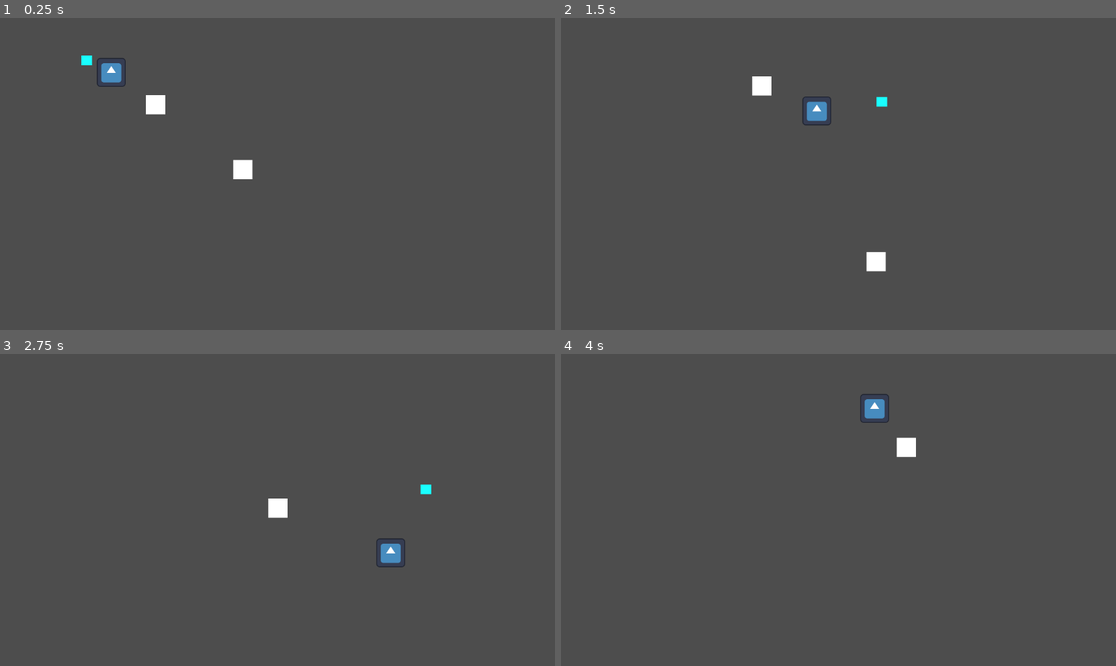
Above: before the commit, frames 1-4 (two rows, left to right).
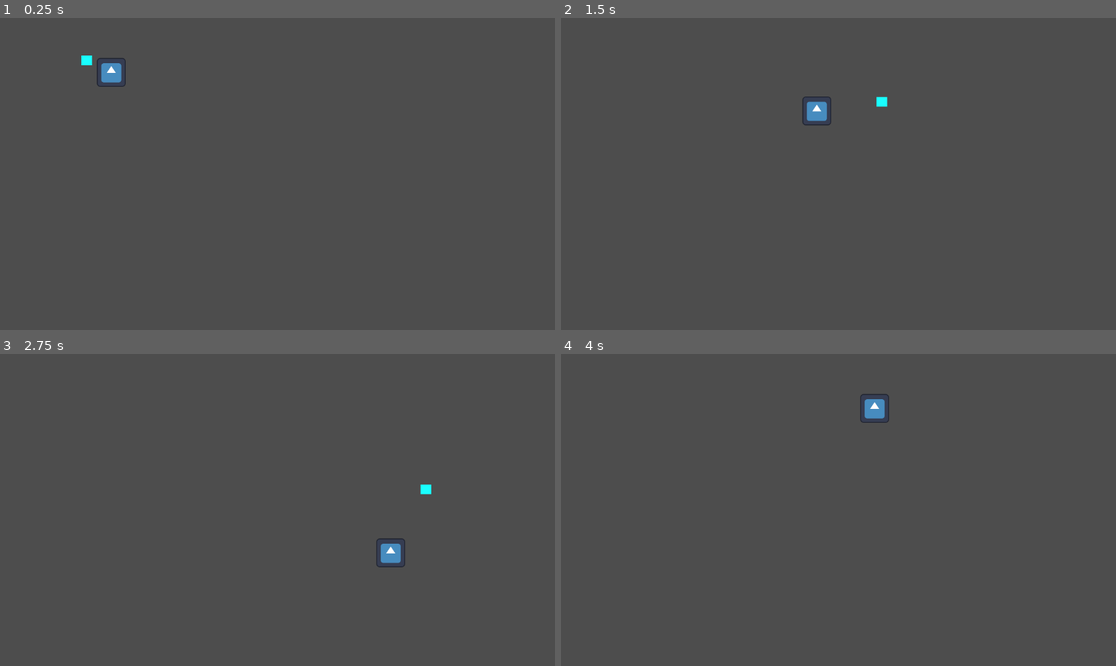
Above: after the commit, the same moments.

Repository: jjca/proyecto-1-ci6450
Game: Godot game, scene res://scenes/main.tscn
The game is run twice, just before and just after one commit, with the same random seed, the same clock (stepped at 60 frames per second) and the same inputs. The engine's default icon, where the game draws it, is replaced by a stand-in: a white triangle on a blue panel in a dark square.
Inputs:
- Up to frame 1 (0.25 s): no input
- Up to frame 2 (1.5 s): hold Right (ui_right) 0.53-1.28 s; hold Down (ui_down) from 1.28 s (still down)
- Up to frame 3 (2.75 s): release Down (ui_down) at 2.03 s; hold Right (ui_right) from 2.03 s (still down)
- Up to frame 4 (4 s): release Right (ui_right) at 2.78 s; hold Up (ui_up) 2.78-3.53 s; hold Left (ui_left) from 3.53 s (still down)

The runs differ from the first frame. In frame 1, 0.4% of the frame differs, in the area x 26-46%, y 24-52%; in frame 2, 0.4%; in frame 3, 0.2%; in frame 4, 0.2%.

Commit message:
Kinematic Algorithms

Diff:
--- a/scenes/kinematic_arrive.tscn
+++ b/scenes/kinematic_arrive.tscn
@@ -1,22 +1,13 @@
-[gd_scene load_steps=2 format=3 uid="uid://bwjyhhqsony1"]
+[gd_scene load_steps=3 format=3 uid="uid://bwjyhhqsony1"]
 
 [ext_resource type="Script" path="res://scripts/kinematic_arrive.gd" id="1_jgqfo"]
+[ext_resource type="Texture2D" uid="uid://b8p1dacjf0g0x" path="res://assets/triangle-svgrepo-com.svg" id="2_xfdv8"]
 
 [node name="KinematicArrive" type="Node2D"]
-position = Vector2(363, 209)
 script = ExtResource("1_jgqfo")
 metadata/_edit_group_ = true
 
-[node name="ColorRect" type="ColorRect" parent="."]
-anchors_preset = 8
-anchor_left = 0.5
-anchor_top = 0.5
-anchor_right = 0.5
-anchor_bottom = 0.5
-offset_left = -20.0
-offset_top = -20.0
-offset_right = 20.0
-offset_bottom = 20.0
-grow_horizontal = 2
-grow_vertical = 2
+[node name="Sprite2D" type="Sprite2D" parent="."]
+scale = Vector2(0.07, 0.07)
+texture = ExtResource("2_xfdv8")
 metadata/_edit_group_ = true
--- a/scenes/kinematic_flee.tscn
+++ b/scenes/kinematic_flee.tscn
@@ -1,22 +1,14 @@
-[gd_scene load_steps=2 format=3 uid="uid://2pbqb70bgpmg"]
+[gd_scene load_steps=3 format=3 uid="uid://2pbqb70bgpmg"]
 
 [ext_resource type="Script" path="res://scripts/kinematic_flee.gd" id="1_2mxkq"]
+[ext_resource type="Texture2D" uid="uid://b8p1dacjf0g0x" path="res://assets/triangle-svgrepo-com.svg" id="2_os7v7"]
 
 [node name="KinematicFlee" type="Node2D"]
 position = Vector2(464, 285)
 script = ExtResource("1_2mxkq")
 metadata/_edit_group_ = true
 
-[node name="ColorRect" type="ColorRect" parent="."]
-anchors_preset = 8
-anchor_left = 0.5
-anchor_top = 0.5
-anchor_right = 0.5
-anchor_bottom = 0.5
-offset_left = -20.0
-offset_top = -20.0
-offset_right = 20.0
-offset_bottom = 20.0
-grow_horizontal = 2
-grow_vertical = 2
-metadata/_edit_group_ = true
+[node name="Sprite2D" type="Sprite2D" parent="."]
+rotation = 1.5708
+scale = Vector2(0.07, 0.07)
+texture = ExtResource("2_os7v7")
--- a/scenes/kinematic_wandering.tscn
+++ b/scenes/kinematic_wandering.tscn
@@ -1,22 +1,15 @@
-[gd_scene load_steps=2 format=3 uid="uid://bw6mjwo6nxhmn"]
+[gd_scene load_steps=3 format=3 uid="uid://bw6mjwo6nxhmn"]
 
 [ext_resource type="Script" path="res://scripts/kinematic_wandering.gd" id="1_pv6fd"]
+[ext_resource type="Texture2D" uid="uid://b8p1dacjf0g0x" path="res://assets/triangle-svgrepo-com.svg" id="2_kx72b"]
 
 [node name="KinematicWandering" type="Node2D"]
 position = Vector2(512, 310)
 script = ExtResource("1_pv6fd")
 metadata/_edit_group_ = true
 
-[node name="ColorRect" type="ColorRect" parent="."]
-anchors_preset = 8
-anchor_left = 0.5
-anchor_top = 0.5
-anchor_right = 0.5
-anchor_bottom = 0.5
-offset_left = -20.0
-offset_top = -20.0
-offset_right = 20.0
-offset_bottom = 20.0
-grow_horizontal = 2
-grow_vertical = 2
+[node name="Sprite2D" type="Sprite2D" parent="."]
+rotation = 1.5708
+scale = Vector2(0.07, 0.07)
+texture = ExtResource("2_kx72b")
 metadata/_edit_group_ = true
--- a/scripts/kinematic_arrive.gd
+++ b/scripts/kinematic_arrive.gd
@@ -4,16 +4,20 @@
 var velocity : Vector2 = Vector2.ZERO
 var radius : float = 80
 var timeToTarget : float = 0.5
+var maxRotation : float = 0.3
+var target
+var character
 
 # Called when the node enters the scene tree for the first time.
 func _ready() -> void:
+	target = get_parent().get_node("Node2D")
+	character = get_node(".")
+	character.set_rotation(atan2(-target.position.x,target.position.y))
 	pass # Replace with function body.
 
 # Called every frame. 'delta' is the elapsed time since the previous frame.
 func _process(delta: float) -> void:
-	var target = get_parent().get_node("Node2D")
-	var character = get_node(".")
-	velocity = character.velocity
+	#velocity = character.velocity
 	velocity = getSteering(target,character)
 	if velocity == Vector2.ZERO:
 		character.velocity = Vector2.ZERO
@@ -21,16 +25,21 @@
 		character.velocity += velocity
 	character.position += character.velocity * delta
 
+func newOrientation(current,char_velocity) -> float:
+	if char_velocity.length() > 0:
+		return atan2(-target.position.x,target.position.y)
+	else:
+		return current
 
 func getSteering(target,character):
-	var velocity = target.position - character.position
+	var char_velocity = target.position - character.position
 
-	if velocity.length() < radius:
+	if char_velocity.length() < radius:
 		return Vector2.ZERO
 
-	velocity /= timeToTarget
+	char_velocity /= timeToTarget
 
-	if velocity.length() > maxSpeed:
-		velocity = velocity.normalized() * maxSpeed
+	if char_velocity.length() > maxSpeed:
+		char_velocity = char_velocity.normalized() * maxSpeed
 
-	return velocity
+	return char_velocity
--- a/scripts/kinematic_wandering.gd
+++ b/scripts/kinematic_wandering.gd
@@ -1,25 +1,28 @@
 extends Node2D
 
-var maxSpeed : float = 50
+var maxSpeed : float = 100
 var velocity : Vector2 = Vector2.ZERO
-var maxRotation : float = 0.001
+var maxRotation : float = 0.03
+var orientation : float
+
 # Called when the node enters the scene tree for the first time.
 func _ready() -> void:
+	# Sets initial orientation applies the rotation
+	orientation = randf_range(0.0,2.0*PI)
+	set_rotation(orientation)
 	pass # Replace with function body.
 
 # Called every frame. 'delta' is the elapsed time since the previous frame.
-func _physics_process(delta: float) -> void:
-	var character = get_node(".")
-	rotation = randf_range(-1.0,1.0) * maxRotation * PI
-	velocity = getSteering(character,rotation)
+func _process(delta: float) -> void:
+	update(delta)
 
-	character.velocity += velocity * rotation
-	character.position += character.velocity * delta
+func update(delta) -> void:
+	velocity = getSteering()
+	position += velocity * delta
 
-
-func getSteering(character,rotation):
-	var rotationVector : Vector2 = Vector2.from_angle(rotation)
-	print(rotationVector)
-	var velocity = maxSpeed * rotationVector
-
+func getSteering():
+	orientation += randf_range(-1,1) * maxRotation
+	var rotationVector = Vector2.from_angle(orientation)
+	velocity = maxSpeed * rotationVector.normalized()
+	set_rotation(orientation)
 	return velocity
